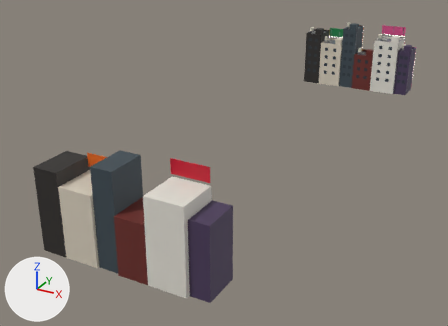
The glTF model public/models/buildings/canalfront.glb: old version first, new version second.
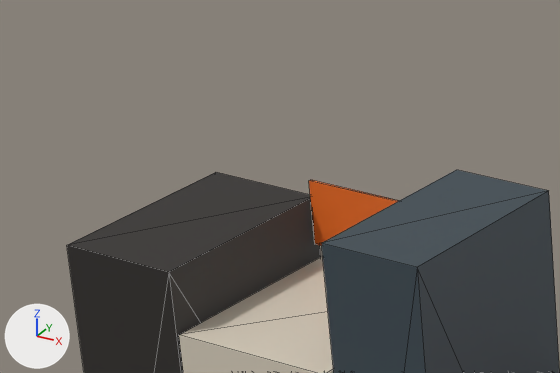
The first picture shows the older version from a 50 mm lens placed at (90.9, -243.6, 72.1), pointed at (8.5, -93.9, -2.7). The close-ups show the older and then the newer version on the part from 4% to 32% of the width and 35% to 60% of the height of that picture. Only the edits that show in the close-ups are written down. The axes (+X, +Y, +Z) are drawn at lower left. The lights are the same throughout. The close-ups show mesh edges as thin lines. Where no turn or scale is listed for an object, it has been applied to the vertices. Vertices at exactly the same position are counted once.

Objects in the first close-up: 'canalfront_a_lo_mesh', 'canalfront_b_lo_mesh', 'canalfront_c_lo_mesh'.
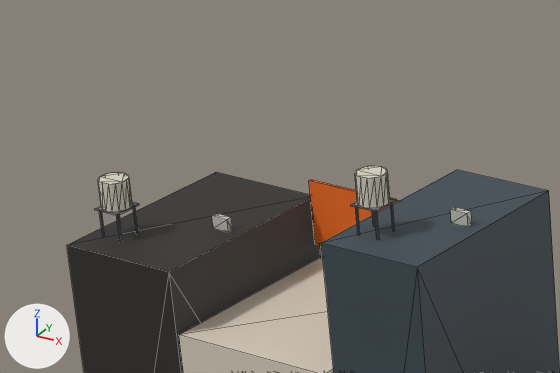
Diff of the bpy script that builds the scene:
```diff
--- a/public/models/buildings/canalfront.glb.py
+++ b/public/models/buildings/canalfront.glb.py
@@ me_canalfront_a_lo_mesh @@
 # used by ob_canalfront_a_lo_mesh; location = (3.1, -150.0, 0.0)
-me_canalfront_a_lo_mesh.from_pydata(...)  # 104 vertices, 156 faces; spans x -3.1..3.1, y -10.0..1.1, z 0.0..19.9
+me_canalfront_a_lo_mesh.from_pydata(...)  # 180 vertices, 280 faces; spans x -3.1..3.1, y -10.0..1.1, z 0.0..22.8
+# me_canalfront_a_lo_mesh part 1: a new loose piece, a box spanning x -2.272..-2.192, y -8.572..-8.492, z 19.9..21.3, in mat_paint
+# me_canalfront_a_lo_mesh part 2: a new loose piece, a box spanning x -1.208..-1.128, y -7.508..-7.428, z 19.9..21.3, in mat_paint
+# me_canalfront_a_lo_mesh part 3: a new loose piece, a box spanning x -1.208..-1.128, y -8.572..-8.492, z 19.9..21.3, in mat_paint
+# me_canalfront_a_lo_mesh part 4: a new loose piece, a box spanning x -2.4..-1.0, y -8.7..-7.3, z 21.3..21.38, in mat_paint
+# me_canalfront_a_lo_mesh part 5: a new loose piece, a 14-sided cylinder along z spanning x -2.4..-1.0, y -8.7..-7.3, z 21.4..22.8, in mat_paint
+# me_canalfront_a_lo_mesh part 6: a new loose piece, a box spanning x 1.5..2.4, y -5.32..-5.0, z 19.9..20.55, in mat_paint
+# other edits to the shape of me_canalfront_a_lo_mesh do not show in these pictures
 me_canalfront_a_lo_mesh.materials.append(mat_paint)
 me_canalfront_a_lo_mesh.materials.append(mat_windowlit)
-me_canalfront_a_lo_mesh.materials.append(mat_window)
@@ me_canalfront_c_lo_mesh @@
 # used by ob_canalfront_c_lo_mesh; location = (17.5, -150.0, 0.0)
-me_canalfront_c_lo_mesh.from_pydata(...)  # 120 vertices, 180 faces; spans x -2.6..2.6, y -9.5..1.1, z 0.0..23.0
+me_canalfront_c_lo_mesh.from_pydata(...)  # 196 vertices, 304 faces; spans x -2.6..2.6, y -9.5..1.1, z 0.0..25.9
+# me_canalfront_c_lo_mesh part 7: a new loose piece, a box spanning x -1.772..-1.692, y -7.008..-6.928, z 23.0..24.4, in mat_paint
+# me_canalfront_c_lo_mesh part 8: a new loose piece, a box spanning x -1.772..-1.692, y -8.072..-7.992, z 23.0..24.4, in mat_paint
+# me_canalfront_c_lo_mesh part 9: a new loose piece, a box spanning x -0.708..-0.628, y -7.008..-6.928, z 23.0..24.4, in mat_paint
+# me_canalfront_c_lo_mesh part 10: a new loose piece, a box spanning x -0.708..-0.628, y -8.072..-7.992, z 23.0..24.4, in mat_paint
+# me_canalfront_c_lo_mesh part 11: a new loose piece, a box spanning x -1.9..-0.5, y -8.2..-6.8, z 24.4..24.48, in mat_paint
+# me_canalfront_c_lo_mesh part 12: a new loose piece, a 14-sided cylinder along z spanning x -1.9..-0.5, y -8.2..-6.8, z 24.5..25.9, in mat_paint
+# me_canalfront_c_lo_mesh part 13: a new loose piece, a box spanning x 1.0..1.9, y -5.07..-4.75, z 23.0..23.65, in mat_paint
 me_canalfront_c_lo_mesh.materials.append(mat_paint)
 me_canalfront_c_lo_mesh.materials.append(mat_windowlit)
-me_canalfront_c_lo_mesh.materials.append(mat_window)
```

What differs and where, as boxes (x1, y1, x2, y2) in the close-ups (560 x 373 px):
'canalfront_c_lo_mesh', reshaped: before (321, 170, 560, 373); after (321, 166, 560, 373)
part 1 of me_canalfront_a_lo_mesh, added: after (99, 211, 105, 238)
part 2 of me_canalfront_a_lo_mesh, added: after (133, 208, 139, 234)
part 3 of me_canalfront_a_lo_mesh, added: after (117, 216, 122, 242)
part 4 of me_canalfront_a_lo_mesh, added: after (95, 202, 139, 216)
part 5 of me_canalfront_a_lo_mesh, added: after (98, 172, 132, 212)
part 6 of me_canalfront_a_lo_mesh, added: after (212, 213, 233, 232)
part 7 of me_canalfront_c_lo_mesh, added: after (372, 211, 376, 227)
part 8 of me_canalfront_c_lo_mesh, added: after (355, 207, 360, 235)
part 9 of me_canalfront_c_lo_mesh, added: after (390, 204, 395, 232)
part 10 of me_canalfront_c_lo_mesh, added: after (375, 212, 380, 240)
part 11 of me_canalfront_c_lo_mesh, added: after (351, 198, 397, 212)
part 12 of me_canalfront_c_lo_mesh, added: after (355, 166, 390, 208)
part 13 of me_canalfront_c_lo_mesh, added: after (450, 207, 472, 227)
